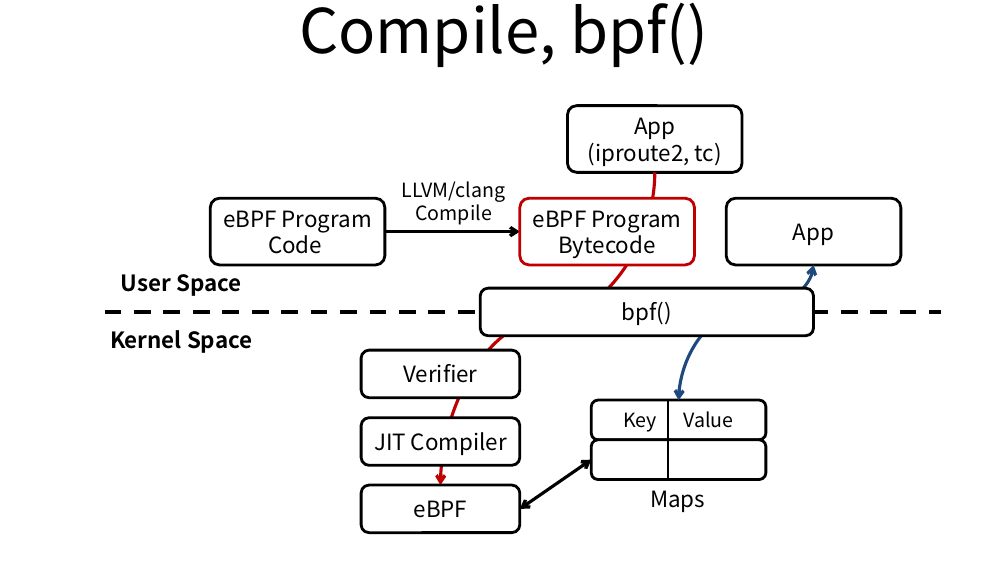
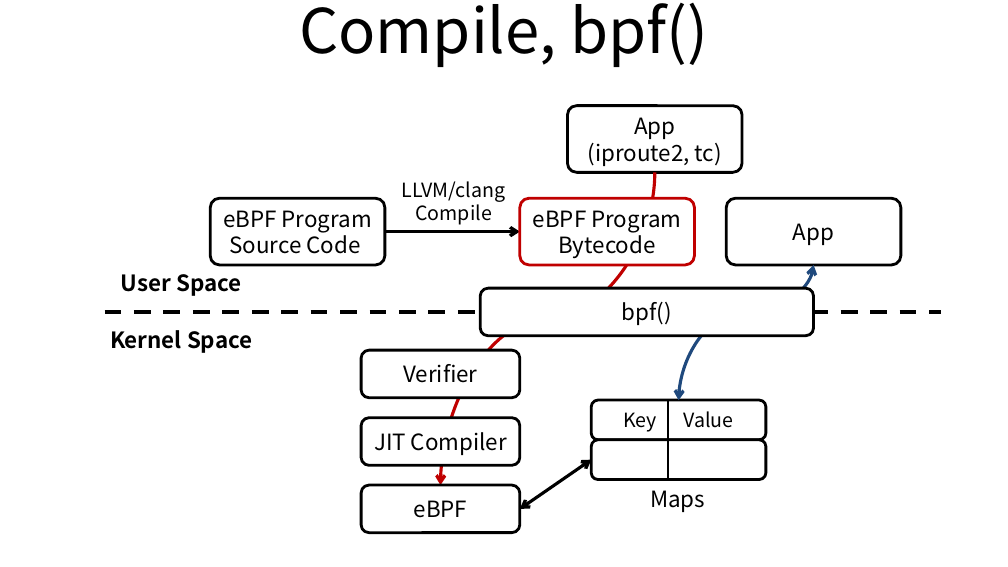
Before and after one commit to ssup2/blog-old, a slide deck: slide 2 of images/theory_analysis/Linux_BPF/Linux_BPF_XDP.pptx. Drawn at 1008x567 pixels with LibreOffice and Linux fonts; fonts in the diff are those of the drawing. Boxes give left, top, right and bottom in pixels: in the first picture for what was removed or moved away, otherwise in the second. Text is boxed around its words. In the diff, an @@ line names an element or a change of style, - is before the commit and + after.

```diff
--- a/images/theory_analysis/Linux_BPF/Linux_BPF_XDP.pptx
+++ b/images/theory_analysis/Linux_BPF/Linux_BPF_XDP.pptx
@@ text in rounded rectangle at (x1=223, y1=210, x2=372, y2=254): text changed @@
-eBPF Program Code
+eBPF Program Source Code
```
Also in this commit, not shown: 2 other files.
